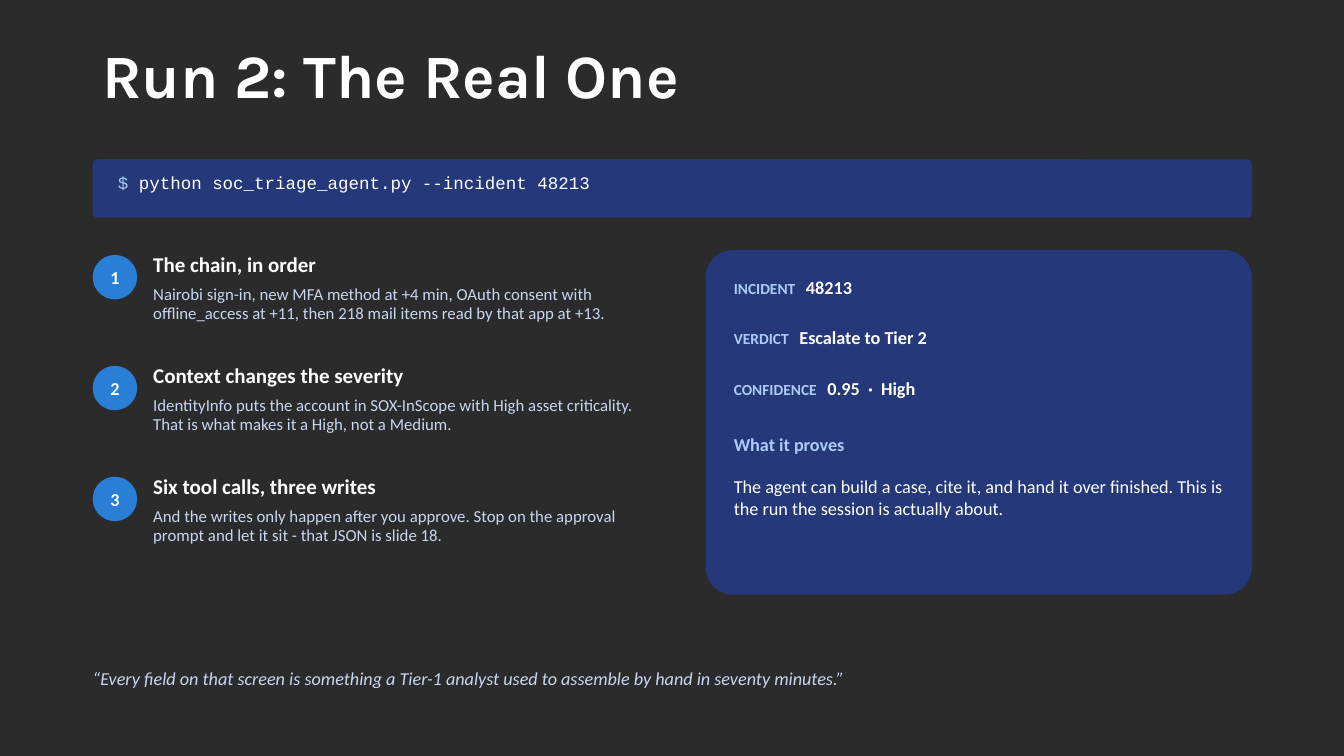
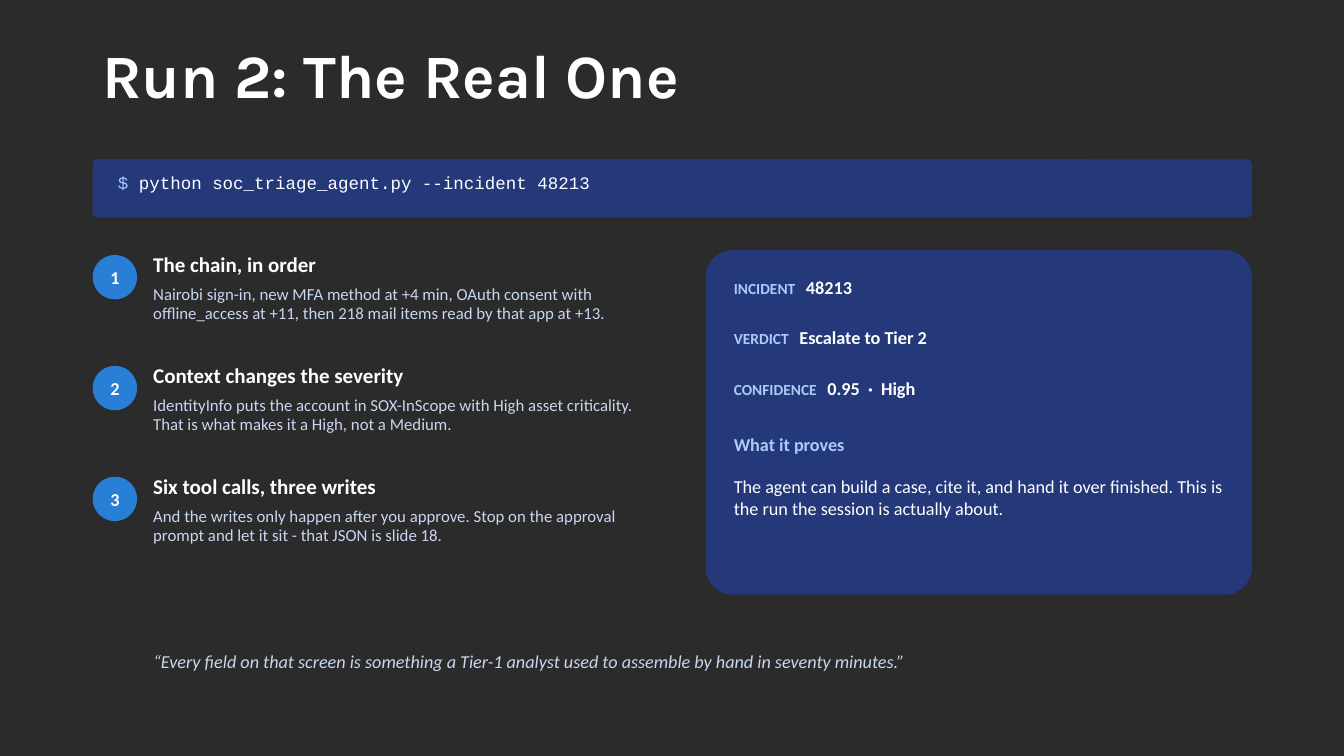
Before and after one commit to rod-trent/MMSMOA, a slide deck: slide 21 of SlideDecks/Empowering SOC Teams - MMS Midway 2026.pptx. Drawn at 1344x756 pixels with LibreOffice and Linux fonts; fonts in the diff are those of the drawing; background and template pictures are left out; a plain dark background stands for a picture behind light text. Boxes give left, top, right and bottom in pixels: in the first picture for what was removed or moved away, otherwise in the second. Text is boxed around its words. In the diff, an @@ line names an element or a change of style, - is before the commit and + after.

```diff
--- a/SlideDecks/Empowering SOC Teams - MMS Midway 2026.pptx
+++ b/SlideDecks/Empowering SOC Teams - MMS Midway 2026.pptx
@@ text "“Every field on that screen ...": place and size @@
-text "“Every field on that screen ..." at (93,672,844,688)
+text "“Every field on that screen ..." at (153,655,905,671)
```
Also in this commit, not shown: 14 other slides changed, 1 other file.
